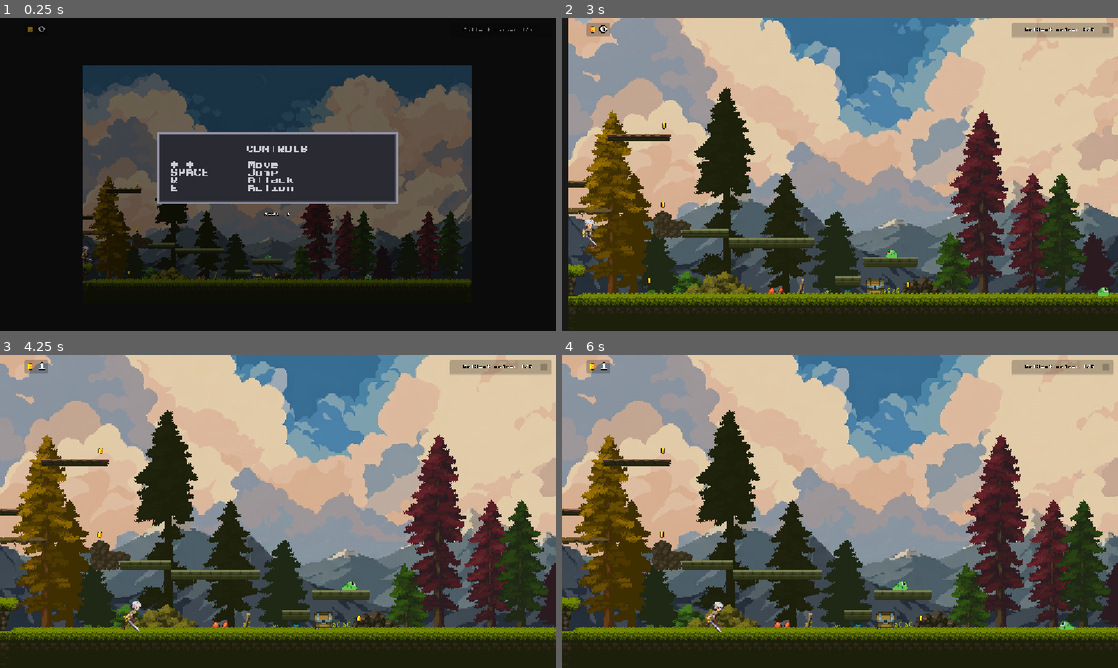
Above: before the commit, frames 1-4 (two rows, left to right).
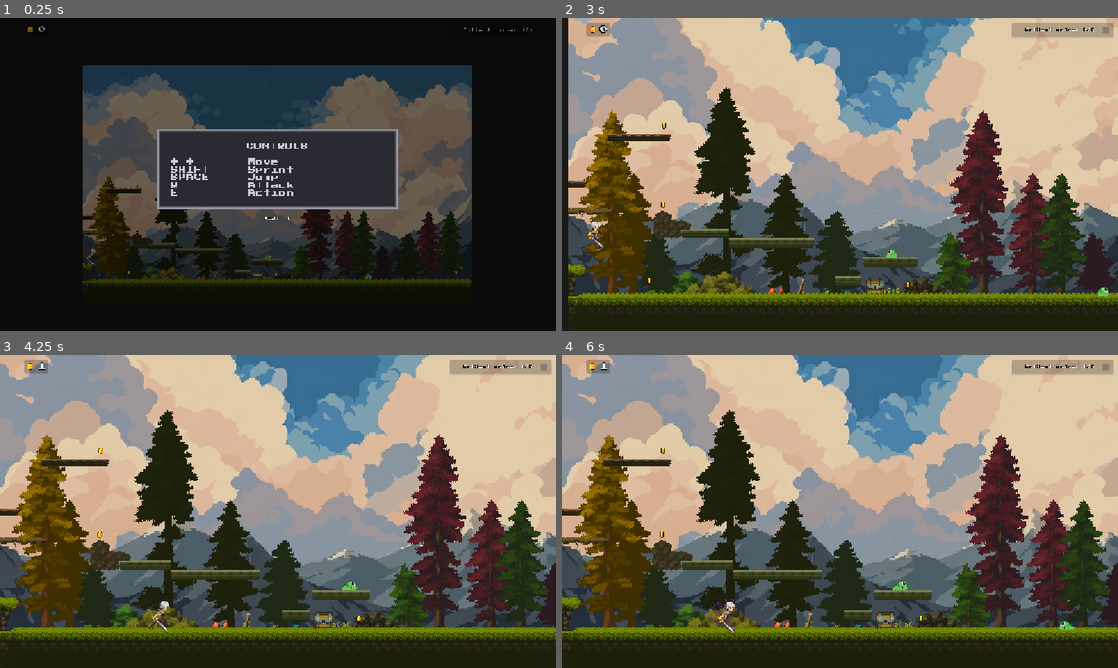
Above: after the commit, the same moments.

Repository: FoxerBN/samurai-revenge
Game: Godot game, scene res://scenes/levels/level_1.tscn
Two runs of this game, one before a commit and one after it. Both use one fixed random seed, a clock stepped at 60 frames per second and the inputs below. Sound files missing from this copy of the repository are replaced by a short silence.
Inputs:
- Up to frame 1 (0.25 s): no input
- Up to frame 2 (3 s): click "NEXT ▶" at 0.5 s; click "NEXT ▶" at 1.25 s; click "START" at 2 s; tap Enter (ui_accept) at 2.75 s; hold Right (ui_right) from 2.78 s (still down); hold Shift (sprint, bound only after the commit) from 2.78 s (still down)
- Up to frame 3 (4.25 s): keep holding Right (ui_right); tap Enter (ui_accept) at 3.02, 3.77 s; release Shift (sprint, bound only after the commit) at 3.53 s; tap E (interact) at 3.6 s; tap Shift (sprint, bound only after the commit) at 3.8 s
- Up to frame 4 (6 s): release Right (ui_right) at 4.28 s; hold Left (ui_left) 4.28-5.03 s; hold Shift (sprint, bound only after the commit) 4.28-5.03 s; hold Right (ui_right) from 5.03 s (still down); tap Shift (sprint, bound only after the commit) at 5.1 s; tap Enter (ui_accept) at 5.27 s; hold Shift (sprint, bound only after the commit) from 5.78 s (still down); tap E (interact) at 5.85 s

The runs differ from the first frame. In frame 1, 2.6% of the frame differs, in the area x 14-72%, y 35-79%; in frame 2, 0.2%; in frame 3, 0.3%; in frame 4, 0.3%.

Commit message:
Sprint na Shift: vyššia rýchlosť + animácia sprint + text v ovládaní
- nová input akcia 'sprint' (Shift) v project.godot
- player.gd: držaním Shiftu rýchlosť 130->185 a prehrá sa animácia 'sprint' (nie 'run')
- do CONTROLS pridaný riadok 'SHIFT Sprint'

Co-Authored-By: Claude Opus 4.8 <noreply@anthropic.com>

Diff:
--- a/project.godot
+++ b/project.godot
@@ -50,6 +50,11 @@
 "events": [Object(InputEventKey,"resource_local_to_scene":false,"resource_name":"","device":-1,"window_id":0,"alt_press …(192 unchanged characters)…
 ]
 }
+sprint={
+"deadzone": 0.5,
+"events": [Object(InputEventKey,"resource_local_to_scene":false,"resource_name":"","device":-1,"window_id":0,"alt_pressed":false,"shift_pressed":false,"ctrl_pressed":false,"meta_pressed":false,"pressed":false,"keycode":0,"physical_keycode":4194325,"key_label":0,"unicode":0,"location":0,"echo":false,"script":null)
+]
+}
 
 [rendering]
 
--- a/scenes/player/player.tscn
+++ b/scenes/player/player.tscn
@@ -7,7 +7,8 @@
 [ext_resource type="Texture2D" uid="uid://bd42jpkhyur5p" path="res://assets/sprites/Character/Idle/Idle-Sheet.png" id="5_0owmy"]
 [ext_resource type="Texture2D" uid="uid://blnauwrawy1oj" path="res://assets/sprites/Character/Jumlp-All/Jump-All-Sheet.png" id="5_h17s1"]
 [ext_resource type="Texture2D" uid="uid://dwlceruikb5sv" path="res://assets/sprites/Character/Run/Run-Sheet.png" id="6_je7p5"]
-[ext_resource type="AudioStreamMP3" uid="uid://bswordswipe01a" path="res://assets/sounds/sword swipe.mp3" id="7_sword"]
+[ext_resource type="AudioStream" uid="uid://coego2x8drm6c" path="res://assets/sounds/sword swipe.mp3" id="7_sword"]
+[ext_resource type="Texture2D" uid="uid://ctednfs7vvgm8" path="res://assets/sprites/Character/Sprint/sprint.png" id="8_5gtgg"]
 
 [sub_resource type="AtlasTexture" id="AtlasTexture_fm80t"]
 atlas = ExtResource("2_0owmy")
@@ -205,6 +206,38 @@
 atlas = ExtResource("2_0owmy")
 region = Rect2(288, 0, 96, 80)
 
+[sub_resource type="AtlasTexture" id="AtlasTexture_4hvnv"]
+atlas = ExtResource("8_5gtgg")
+region = Rect2(0, 0, 80, 80)
+
+[sub_resource type="AtlasTexture" id="AtlasTexture_bbmj2"]
+atlas = ExtResource("8_5gtgg")
+region = Rect2(80, 0, 80, 80)
+
+[sub_resource type="AtlasTexture" id="AtlasTexture_w8qe1"]
+atlas = ExtResource("8_5gtgg")
+region = Rect2(160, 0, 80, 80)
+
+[sub_resource type="AtlasTexture" id="AtlasTexture_hdvrm"]
+atlas = ExtResource("8_5gtgg")
+region = Rect2(240, 0, 80, 80)
+
+[sub_resource type="AtlasTexture" id="AtlasTexture_5xbmr"]
+atlas = ExtResource("8_5gtgg")
+region = Rect2(320, 0, 80, 80)
+
+[sub_resource type="AtlasTexture" id="AtlasTexture_hir57"]
+atlas = ExtResource("8_5gtgg")
+region = Rect2(400, 0, 80, 80)
+
+[sub_resource type="AtlasTexture" id="AtlasTexture_7072n"]
+atlas = ExtResource("8_5gtgg")
+region = Rect2(480, 0, 80, 80)
+
+[sub_resource type="AtlasTexture" id="AtlasTexture_gmu8b"]
+atlas = ExtResource("8_5gtgg")
+region = Rect2(560, 0, 80, 80)
+
 [sub_resource type="SpriteFrames" id="SpriteFrames_w8qe1"]
 animations = [{
 "frames": [{
@@ -388,6 +421,35 @@
 "loop": false,
 "name": &"run_attack",
 "speed": 14.0
+}, {
+"frames": [{
+"duration": 1.0,
+"texture": SubResource("AtlasTexture_4hvnv")
+}, {
+"duration": 1.0,
+"texture": SubResource("AtlasTexture_bbmj2")
+}, {
+"duration": 1.0,
+"texture": SubResource("AtlasTexture_w8qe1")
+}, {
+"duration": 1.0,
+"texture": SubResource("AtlasTexture_hdvrm")
+}, {
+"duration": 1.0,
+"texture": SubResource("AtlasTexture_5xbmr")
+}, {
+"duration": 1.0,
+"texture": SubResource("AtlasTexture_hir57")
+}, {
+"duration": 1.0,
+"texture": SubResource("AtlasTexture_7072n")
+}, {
+"duration": 1.0,
+"texture": SubResource("AtlasTexture_gmu8b")
+}],
+"loop": true,
+"name": &"sprint",
+"speed": 13.0
 }]
 
 [sub_resource type="CapsuleShape2D" id="CapsuleShape2D_hdvrm"]
@@ -404,7 +466,8 @@
 [node name="AnimatedSprite" type="AnimatedSprite2D" parent="." unique_id=813298551]
 position = Vector2(0, -2)
 sprite_frames = SubResource("SpriteFrames_w8qe1")
-animation = &"dead"
+animation = &"sprint"
+frame_progress = 0.5044697
 
 [node name="CollisionShape2D" type="CollisionShape2D" parent="." unique_id=678263730]
 position = Vector2(3, 0)
@@ -424,8 +487,8 @@
 position = Vector2(6.25, 0)
 shape = SubResource("RectangleShape2D_0owmy")
 
-[node name="SwordSfx" type="AudioStreamPlayer" parent="."]
+[node name="SwordSfx" type="AudioStreamPlayer" parent="." unique_id=1029100355]
 stream = ExtResource("7_sword")
 
-[node name="SwordSfx2" type="AudioStreamPlayer" parent="."]
+[node name="SwordSfx2" type="AudioStreamPlayer" parent="." unique_id=633668390]
 stream = ExtResource("7_sword")
--- a/scripts/player.gd
+++ b/scripts/player.gd
@@ -2,6 +2,7 @@
 
 # --- KONŠTANTY ---
 const SPEED = 130.0
+const SPRINT_SPEED = 185.0                   # rýchlosť pri držaní Shiftu
 const JUMP_VELOCITY = -400.0
 const GRAVITY = 980.0
 const DEAD_SPRITE_POSITION = Vector2(0, 8)
@@ -18,6 +19,7 @@
 var is_attacking = false
 var game_started = false
 var is_dead = false
+var is_sprinting = false                     # drží Shift a pohybuje sa
 
 # --- ODKAZY NA UZLY ---
 @onready var anim = $AnimatedSprite
@@ -53,10 +55,12 @@
 	if Input.is_action_just_pressed("ui_accept") and is_on_floor():
 		velocity.y = JUMP_VELOCITY
 
-	# Horizontálny pohyb
+	# Horizontálny pohyb (so sprintom na Shift)
 	var direction = Input.get_axis("ui_left", "ui_right")
+	is_sprinting = Input.is_action_pressed("sprint") and direction != 0
+	var current_speed = SPRINT_SPEED if is_sprinting else SPEED
 	if direction:
-		velocity.x = direction * SPEED
+		velocity.x = direction * current_speed
 	else:
 		velocity.x = move_toward(velocity.x, 0, SPEED)
 
@@ -78,7 +82,7 @@
 		if not is_on_floor():
 			anim.play("jump" if velocity.y < 0 else "fall")
 		elif velocity.x != 0:
-			anim.play("run")
+			anim.play("sprint" if is_sprinting else "run")
 		else:
 			anim.play("idle")
 
--- a/scripts/ui/story_dialog.gd
+++ b/scripts/ui/story_dialog.gd
@@ -15,6 +15,7 @@
 	"[center]CONTROLS[/center]
 
 ← →       Move
+SHIFT     Sprint
 SPACE     Jump
 Q         Attack
 E         Action",
Binary file added: assets/sprites/Character/Sprint/sprint.png
Not shown, added: assets/sprites/Character/Sprint/sprint.png.import
